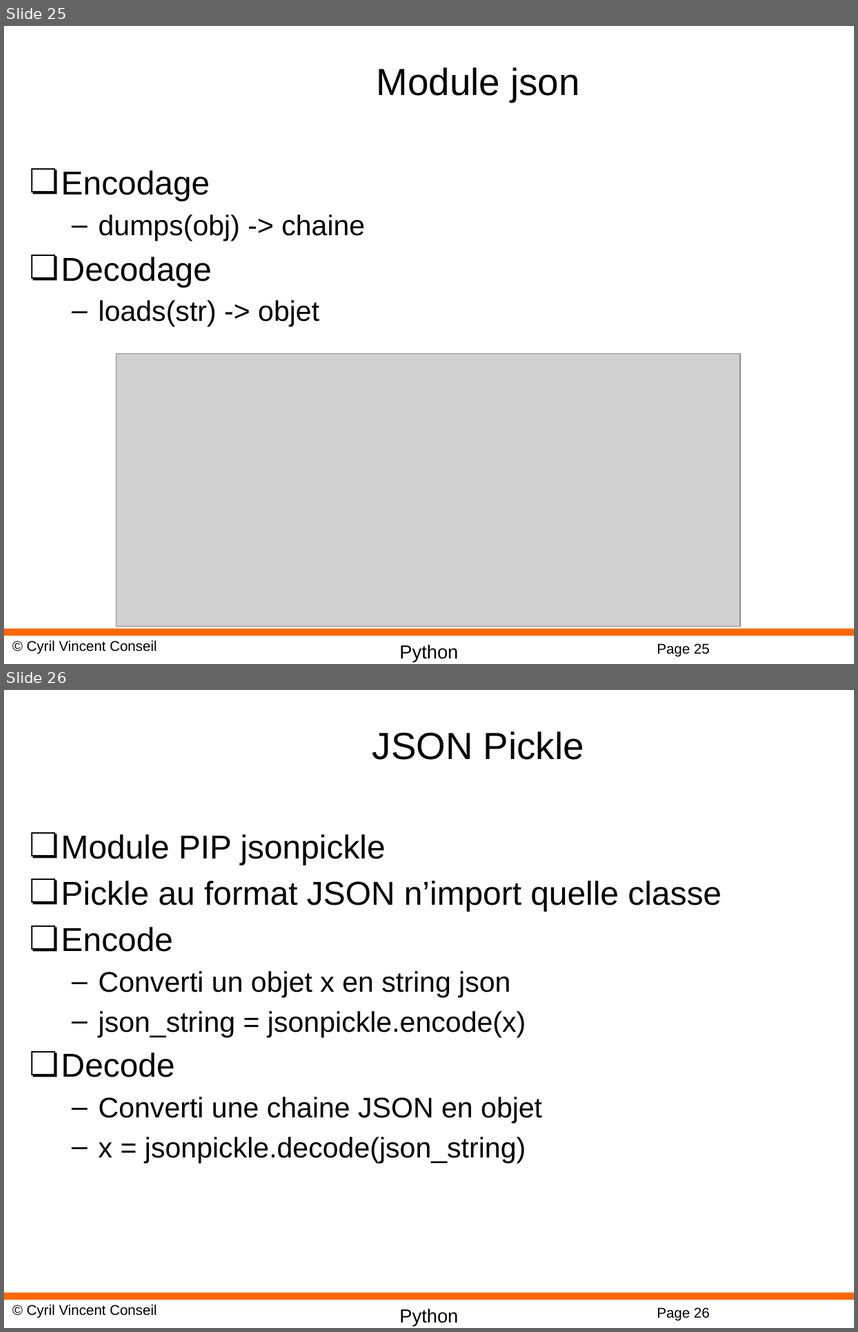
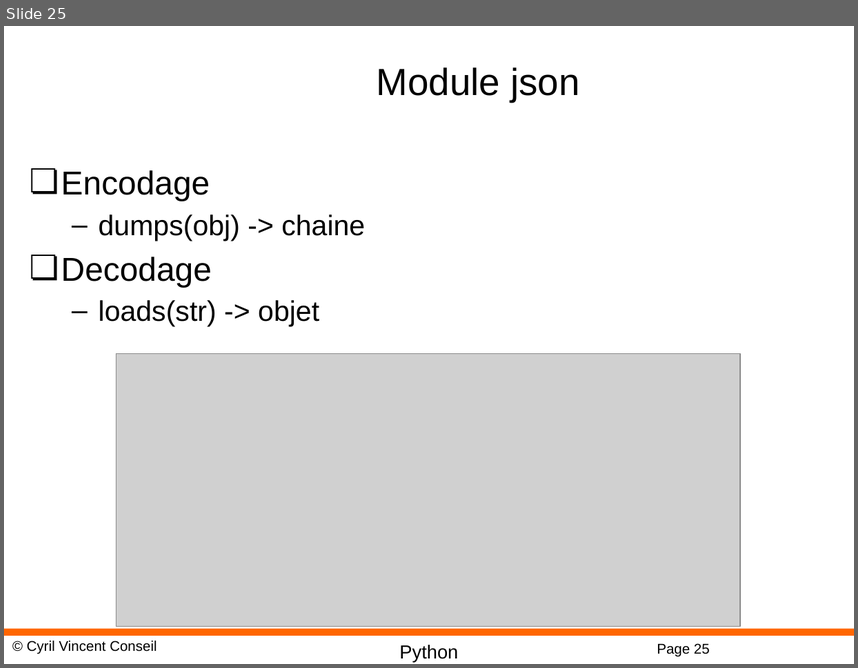
Before and after one commit to cyrilvincent/python, a slide deck: ppt/Python11-Sys.pptx. Shown one above the other, each under a label of ours: slides 25 and 26 before the commit, slide 25 after it. The pictures are 858x1332 and 858x668 pixels, drawn with LibreOffice and Linux fonts; fonts in the diff are those of the drawing; grey boxes stand for pictures; background and template pictures are left out. Boxes give left, top, right and bottom in pixels: in the first picture for what was removed or moved away, otherwise in the second. Text is boxed around its words. In the diff, an @@ line names an element or a change of style, - is before the commit and + after.

```diff
--- a/ppt/Python11-Sys.pptx
+++ b/ppt/Python11-Sys.pptx
@@ slide 26 removed at <box>4,690,854,1328</box>, background #FFFFFF; not listed: 4 template elements that a slide beside it also shows @@
@@ title removed at <box>372,731,584,760</box> @@
-JSON Pickle
@@ text removed at <box>61,834,722,1163</box> @@
-❏ Module PIP jsonpickle
-❏ Pickle au format JSON n’import quelle classe
-❏ Encode
-  – Converti un objet x en string json
-  – json_string = jsonpickle.encode(x)
-❏ Decode
-  – Converti une chaine JSON en objet
-  – x = jsonpickle.decode(json_string)
```
Also in this commit, not shown: 1 slide changed, 1 other slide removed, 1 other file.
